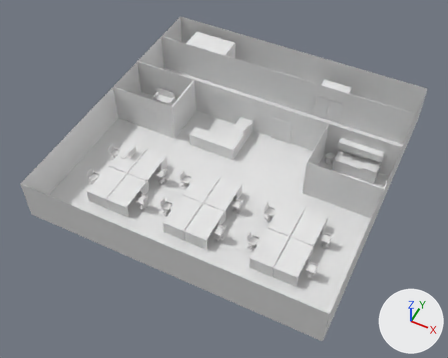
What one commit did to the FBX model office.FBX.
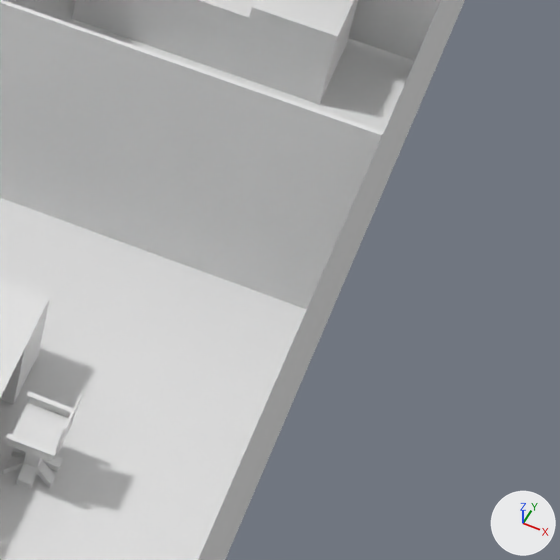
The first picture shows the older version from a camera (50 mm lens) standing at (3.14, -6.83, 8.0) and looking at (-0.05, -0.46, 0.04). The close-ups show both versions on the part from 71% to 92% of the width and 46% to 73% of the height of that picture; other places that the commit changed are outside them. The axes (+X, +Y, +Z) are drawn at lower right. The lights are the same throughout. Where no turn or scale is listed for an object, it has been applied to the vertices.

The scene before the commit, as lines of its bpy script (objects in view):
```python
me_mesh_007 = bpy.data.meshes.new('Mesh.007')
me_mesh_007.from_pydata([(0.0, 2.54, -0.38), (0.0, -2.54, -0.38), (0.0, 2.54, 0.38), (0.0, -2.54, 0.38)], [], [(0, 1, 3, 2)])
me_mesh_043 = bpy.data.meshes.new('Mesh.043')
me_mesh_043.from_pydata(...)  # 70 vertices, 68 faces; spans x -0.191..0.191, y -0.318..0.318, z -0.243..0.008
me_mesh_045 = bpy.data.meshes.new('Mesh.045')
me_mesh_045.from_pydata(...)  # 16 vertices, 14 faces; spans x -0.38..0.371, y -0.129..0.129, z 0.0..0.29
ob_box020 = bpy.data.objects.new('Box020', me_mesh_045)
ob_box020.location = (1.908, 0.742, 0.0)
ob_desk014 = bpy.data.objects.new('desk014', me_mesh_043)
ob_desk014.location = (1.683, -0.924, 0.249)
ob_rightwall = bpy.data.objects.new('rightwall', me_mesh_007)
ob_rightwall.location = (2.54, 0.0, 0.381)
# also in view: 'office_to_aisle' at (0.0, 0.88, 0.4); 'floor' at (0.0, 0.0, 0.0); 'chair014' at (1.99, -0.97, 0.15); 'teamakingroom' at (1.9, -0.83, 0.38)
```
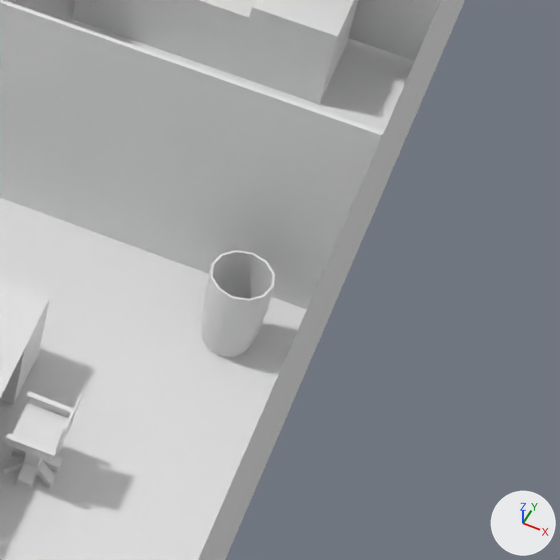
Pixel boxes [x1, y1, x2, y2] of what changed, in the close-ups (560 x 560 px):
'Cylinder014', added: after [202, 250, 275, 357]

What changed in the scene script:
```text
Add me_mesh_086:
    me_mesh_086.from_pydata(...)  # 144 vertices, 284 faces; spans x -0.087..0.087, y -0.087..0.087, z 0.003..0.276
Add ob_cylinder014:
    ob_cylinder014 = bpy.data.objects.new('Cylinder014', me_mesh_086)
    ob_cylinder014.location = (2.311, -0.321, 0.0)
```
